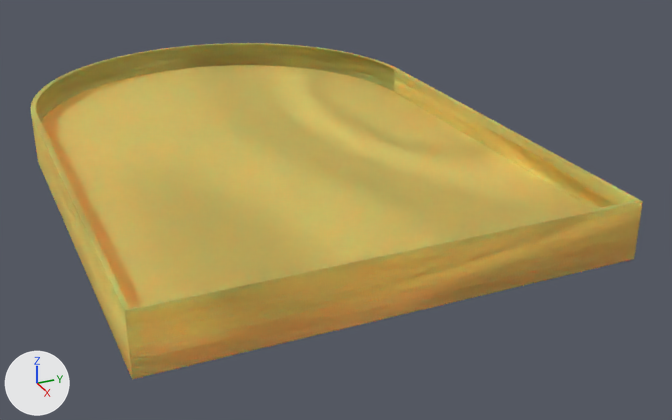
A saved change to the Blender file Assets/fortunabase1.blend.
One viewpoint serves both versions: a camera (50 mm lens) standing at (9.02, -2.84, 3.17) and looking at (1.52, 0.53, -0.58). Arrows for +X, +Y and +Z are at lower left; the lights stay in place.
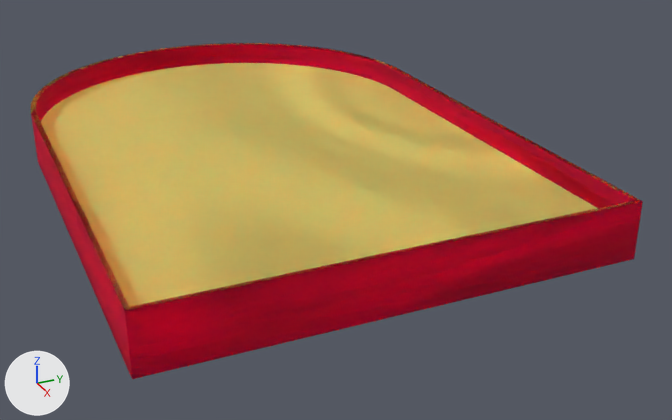
Changed parts and their boxes [x1, y1, x2, y2] in the pictures (672 x 420 px; the box of a moved part takes in the faces that stretch with it):
```json
{"part": 1, "of": "me_cylinder", "change": "moved or reshaped", "before": [41, 65, 593, 307], "after": [31, 43, 641, 311]}
{"part": 2, "of": "me_cylinder", "change": "recoloured", "before": [31, 114, 643, 379], "after": [31, 114, 643, 379], "on screen": "brown to red"}
```

Edits to the scene script, one JSON object a line:
```json
{"op": "add", "block": "mat_materialborders", "code": ["mat_materialborders = bpy.data.materials.new('MaterialBorders')", "# nodes: BsdfPrincipled, Mix, OutputMaterial, TexNoise, TexVoronoi", "# colours: pink #cf0035, white #ffffff"]}
{"block": "me_cylinder", "where": "# used by ob_cylinder; location = (0.0, 0.0, 0.0)"}
{"op": "remove", "block": "me_cylinder", "code": "me_cylinder.from_pydata(...)  # 508 vertices, 267 faces, 4 loose edges; spans x -2.0..4.0, y -2.0..2.0, z -0.25..0.25"}
{"op": "add", "block": "me_cylinder", "code": "me_cylinder.from_pydata(...)  # 635 vertices, 646 faces; spans x -2.0..4.0, y -2.0..2.0, z -0.25..0.25"}
{"block": "me_cylinder", "change": "me_cylinder part 1: 17 vertices moved from x -0.48..3.97, y -1.97..1.97, z -0.03..-0.02 to x -0.48..3.96, y -1.96..1.96, z 0.25; 110 vertices removed from x -1.96..-0.29, y -1.89..1.94, z -0.02; 237 vertices added at x -1.95..3.96, y -1.96..1.96, z 0.01..0.25"}
{"block": "me_cylinder", "change": "me_cylinder part 2: 127 faces spanning x -2.0..4.0, y -2.0..2.0, z -0.25..0.25 switch from mat_materialwood to mat_materialborders"}
```
